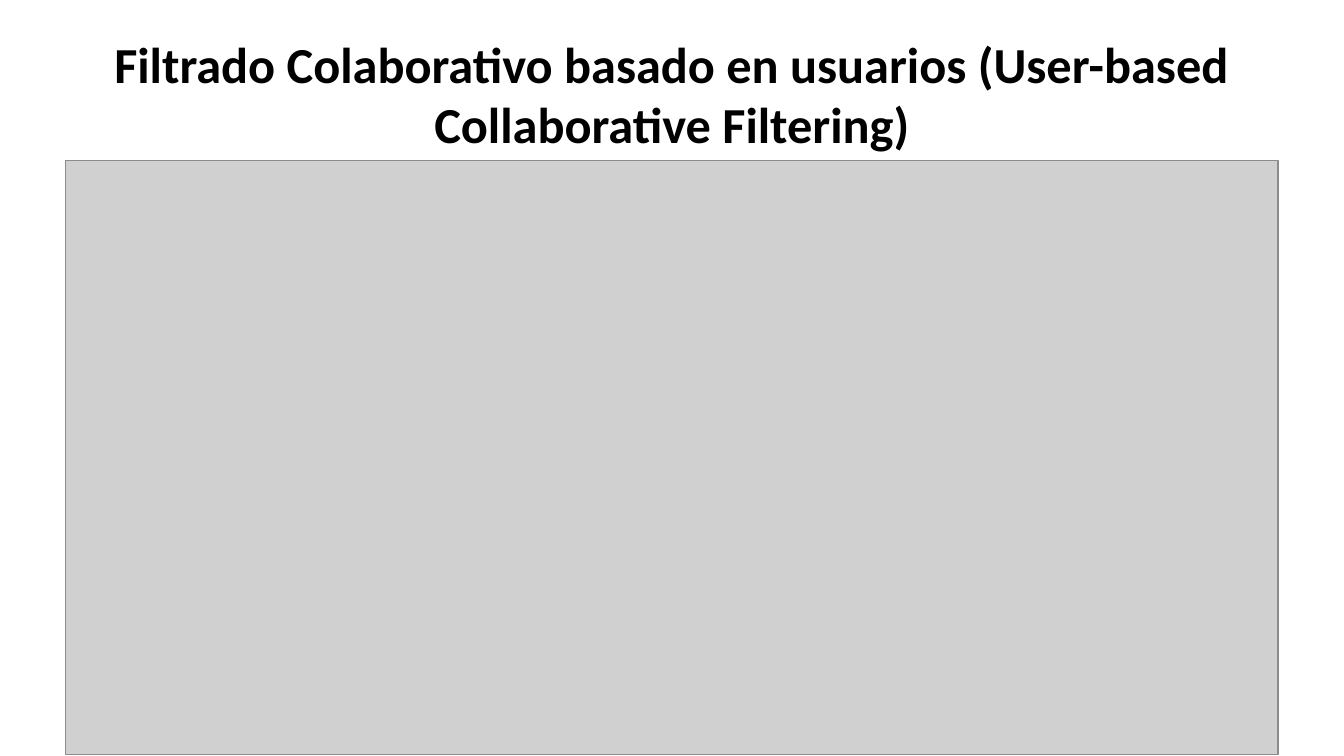
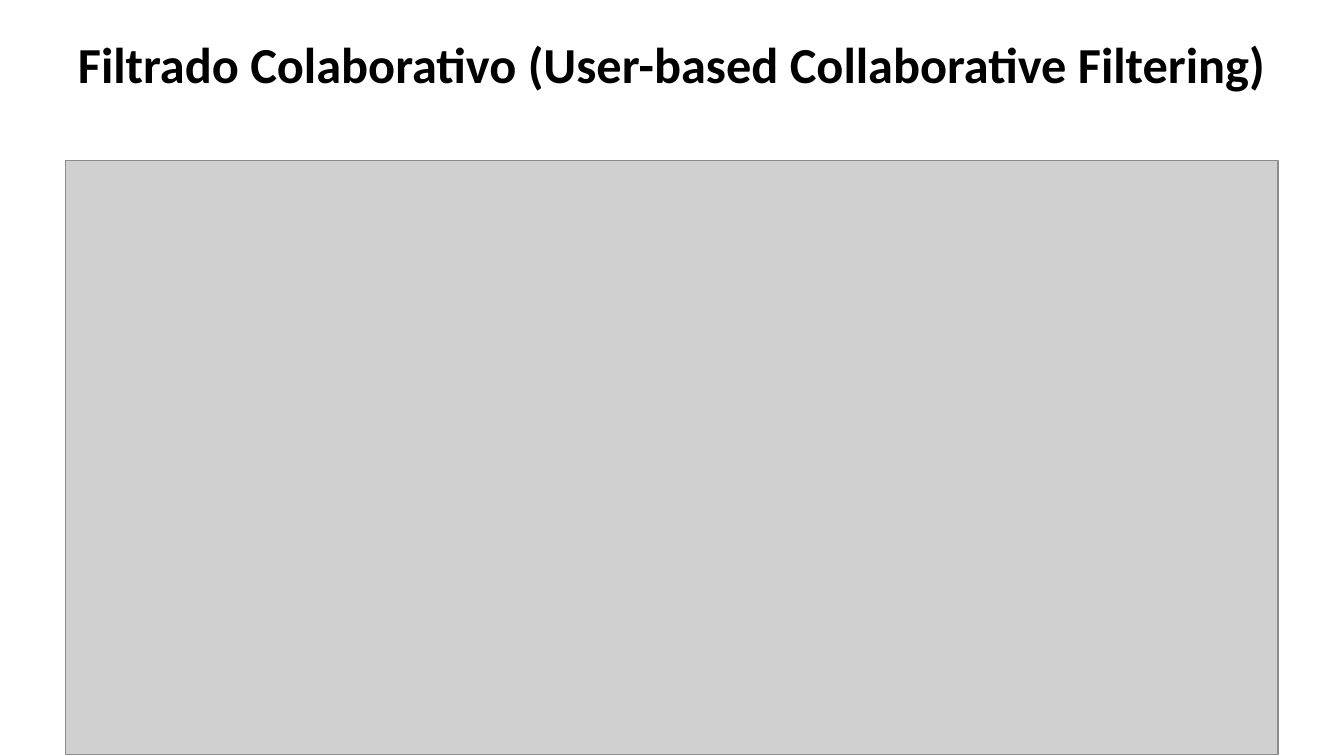
Before and after one commit to osoriopedro/um_fac_ing_semillero_IA, a slide deck: slide 9 of Sistema_Recomendacion/Presentacion_Sistema_Recomendación.pptx (slide 7 before the commit). Drawn at 1344x756 pixels with LibreOffice and Linux fonts; fonts in the diff are those of the drawing; grey boxes stand for pictures; background and template pictures are left out. Boxes give left, top, right and bottom in pixels: in the first picture for what was removed or moved away, otherwise in the second. Text is boxed around its words. In the diff, an @@ line names an element or a change of style, - is before the commit and + after.

```diff
--- a/Sistema_Recomendacion/Presentacion_Sistema_Recomendación.pptx
+++ b/Sistema_Recomendacion/Presentacion_Sistema_Recomendación.pptx
@@ text at [78,45,1265,92]: text changed @@
-Filtrado Colaborativo basado en usuarios (User-based Collaborative Filtering)
+Filtrado Colaborativo (User-based Collaborative Filtering)
```
Also in this commit, not shown: 7 other slides changed, 11 slides added.
